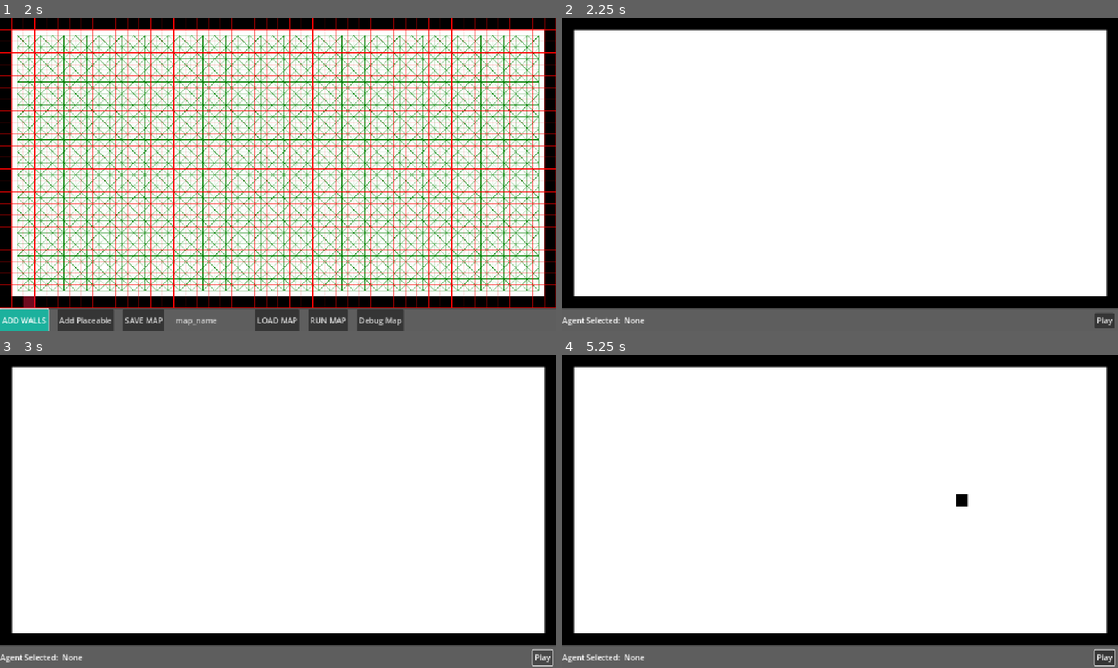
Above: before the commit, frames 1-4 (two rows, left to right).
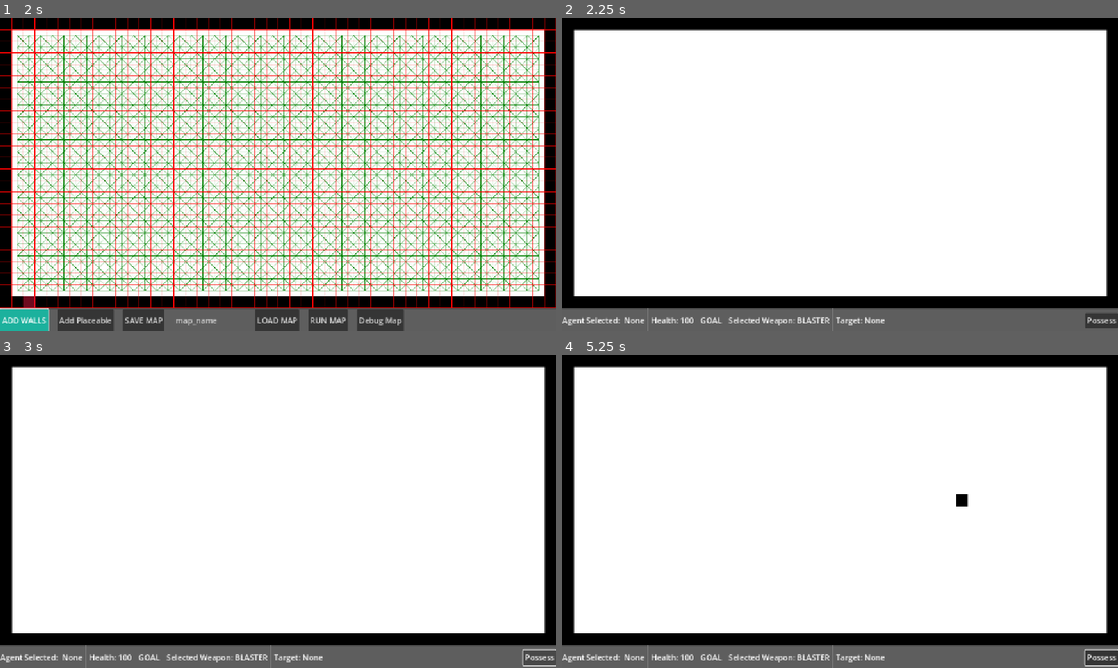
Above: after the commit, the same moments.

Repository: 702BH/GameAIProjects
Game: Godot game, scene res://ProgrammingGameAIByExample/Raven/raven_main_scene.tscn
Same seed, same stepped clock (60 frames per second), same inputs: the game is played once before the commit and once after it. The project has no main scene, so this scene is started directly.
Inputs (mouse positions are in pixels of both pictures, inside the frame that each line leads up to):
- Up to frame 1 (2 s): click "Add Placeable" at 0.5 s; click "ADD WALLS" at 1.25 s
- Up to frame 2 (2.25 s): click "RUN MAP" at 2 s
- Up to frame 3 (3 s): click "Play" (after the commit: "Possess") at 2.75 s
- Up to frame 4 (5.25 s): click "Play" (after the commit: "Possess") at 3.5 s; click "Play" (after the commit: "Possess") at 4.25 s; tap Enter at 5 s; move the mouse to (962, 495) at 5.02 s; press the mouse at (962, 495) at 5.03 s

Frame 1 is identical in both runs. In frame 2, 0.6% of the frame differs, in the area x 15-100%, y 92-100%; in frame 3, 0.6%; in frame 4, 0.6%.

Commit message:
starting UI messaging systems for agent info

Diff:
--- a/aiforgamesprojects/ProgrammingGameAIByExample/Raven/Debug/debug_data_base.gd
+++ b/aiforgamesprojects/ProgrammingGameAIByExample/Raven/Debug/debug_data_base.gd
@@ -2,7 +2,7 @@
 extends RefCounted
 
 
-enum Systems {BRAIN, STEERING, WEAPON}
+enum Systems {BRAIN, STEERING, WEAPON, STATS, TARGETING}
 
 
 var agent: RavenAgent
--- /dev/null
+++ b/aiforgamesprojects/ProgrammingGameAIByExample/Raven/Debug/stats_data.gd
@@ -0,0 +1,8 @@
+class_name StatsData
+extends "res://ProgrammingGameAIByExample/Raven/Debug/debug_data_base.gd"
+
+enum Steps {HEALTH}
+
+
+static func build() -> StatsData:
+	return StatsData.new()
--- /dev/null
+++ b/aiforgamesprojects/ProgrammingGameAIByExample/Raven/UI/run_map_ui.gd
@@ -0,0 +1,27 @@
+class_name PlayModeUI
+extends HBoxContainer
+
+
+var steps_dict = {
+	BrainData.Steps.keys()[BrainData.Steps.GOALS] : Callable(display_goal_data),
+	WeaponData.Steps.keys()[WeaponData.Steps.WEAPON_SELECTION]  : Callable(display_weapon),
+	StatsData.Steps.HEALTH : Callable(display_health)
+}
+
+
+func _ready() -> void:
+	RavenServiceBus.debug_event.connect(on_debug_event.bind())
+
+func on_debug_event(data: DebugData) -> void:
+	if data != null:
+		pass
+
+
+func display_goal_data() -> void:
+	pass
+
+func display_weapon() -> void:
+	pass
+
+func display_health() -> void:
+	pass
--- a/aiforgamesprojects/ProgrammingGameAIByExample/Raven/map_ui_editor.gd
+++ b/aiforgamesprojects/ProgrammingGameAIByExample/Raven/map_ui_editor.gd
@@ -82,7 +82,7 @@
 
 func on_agent_selected(agent: RavenAgent) -> void:
 	selected_agent = agent
-	agent_name_label.text = str(agent)
+	agent_name_label.text = str(agent.agent_name)
 	update_debug_ui(true)
 
 func on_agent_deselected() -> void:
--- a/aiforgamesprojects/ProgrammingGameAIByExample/Raven/map_ui_editor.tscn
+++ b/aiforgamesprojects/ProgrammingGameAIByExample/Raven/map_ui_editor.tscn
@@ -1,9 +1,10 @@
-[gd_scene load_steps=24 format=3 uid="uid://c5uea86dlcivm"]
+[gd_scene load_steps=25 format=3 uid="uid://c5uea86dlcivm"]
 
 [ext_resource type="Script" uid="uid://cmclv6r6mrl5b" path="res://ProgrammingGameAIByExample/Raven/map_ui_editor.gd" id="1_ad81b"]
 [ext_resource type="StyleBox" uid="uid://b8a81fdlk5ted" path="res://ProgrammingGameAIByExample/Raven/button_pressed.tres" id="3_birsf"]
 [ext_resource type="Script" uid="uid://0l0g5jd1106f" path="res://ProgrammingGameAIByExample/Raven/collapsable_debug.gd" id="4_4vp7i"]
 [ext_resource type="ButtonGroup" uid="uid://ve11tdfr0n4y" path="res://ProgrammingGameAIByExample/Raven/raven_map_buttons.tres" id="4_62kta"]
+[ext_resource type="Script" uid="uid://b31v7dj8lp4ga" path="res://ProgrammingGameAIByExample/Raven/UI/run_map_ui.gd" id="4_fua0b"]
 [ext_resource type="Script" uid="uid://cq0e5qmniwqku" path="res://ProgrammingGameAIByExample/Raven/brain_debug.gd" id="5_4vp7i"]
 [ext_resource type="Script" uid="uid://22bijlkl0fsf" path="res://ProgrammingGameAIByExample/Raven/memory_debug.gd" id="6_72r2y"]
 [ext_resource type="Script" uid="uid://ccfoo3kxd1c8x" path="res://ProgrammingGameAIByExample/Raven/paths_debug.gd" id="7_f7lml"]
@@ -75,6 +76,7 @@
 theme_override_styles/panel = SubResource("StyleBoxFlat_itxlc")
 
 [node name="Buttons" type="HBoxContainer" parent="Container/ButtonPanel"]
+visible = false
 layout_mode = 2
 theme_override_constants/separation = 19
 
@@ -117,9 +119,9 @@
 text = "Debug Map"
 
 [node name="RunMapUI" type="HBoxContainer" parent="Container/ButtonPanel"]
-visible = false
 layout_mode = 2
 alignment = 1
+script = ExtResource("4_fua0b")
 
 [node name="HBoxContainer" type="HBoxContainer" parent="Container/ButtonPanel/RunMapUI"]
 layout_mode = 2
@@ -136,6 +138,62 @@
 layout_mode = 2
 text = "None"
 
+[node name="VSeparator" type="VSeparator" parent="Container/ButtonPanel/RunMapUI/HBoxContainer"]
+layout_mode = 2
+theme_override_constants/separation = 6
+
+[node name="Health" type="HBoxContainer" parent="Container/ButtonPanel/RunMapUI/HBoxContainer"]
+layout_mode = 2
+
+[node name="Health" type="Label" parent="Container/ButtonPanel/RunMapUI/HBoxContainer/Health"]
+layout_mode = 2
+text = "Health:"
+
+[node name="Label" type="Label" parent="Container/ButtonPanel/RunMapUI/HBoxContainer/Health"]
+layout_mode = 2
+text = "100"
+
+[node name="VSeparator2" type="VSeparator" parent="Container/ButtonPanel/RunMapUI/HBoxContainer"]
+layout_mode = 2
+theme_override_constants/separation = 6
+
+[node name="Goal" type="HBoxContainer" parent="Container/ButtonPanel/RunMapUI/HBoxContainer"]
+layout_mode = 2
+
+[node name="CurrentGoal" type="Label" parent="Container/ButtonPanel/RunMapUI/HBoxContainer/Goal"]
+layout_mode = 2
+text = "GOAL"
+
+[node name="VSeparator3" type="VSeparator" parent="Container/ButtonPanel/RunMapUI/HBoxContainer"]
+layout_mode = 2
+theme_override_constants/separation = 6
+
+[node name="Weapon" type="HBoxContainer" parent="Container/ButtonPanel/RunMapUI/HBoxContainer"]
+layout_mode = 2
+
+[node name="Label" type="Label" parent="Container/ButtonPanel/RunMapUI/HBoxContainer/Weapon"]
+layout_mode = 2
+text = "Selected Weapon:"
+
+[node name="Weapon" type="Label" parent="Container/ButtonPanel/RunMapUI/HBoxContainer/Weapon"]
+layout_mode = 2
+text = "BLASTER"
+
+[node name="VSeparator4" type="VSeparator" parent="Container/ButtonPanel/RunMapUI/HBoxContainer"]
+layout_mode = 2
+theme_override_constants/separation = 6
+
+[node name="Target" type="HBoxContainer" parent="Container/ButtonPanel/RunMapUI/HBoxContainer"]
+layout_mode = 2
+
+[node name="Label" type="Label" parent="Container/ButtonPanel/RunMapUI/HBoxContainer/Target"]
+layout_mode = 2
+text = "Target:"
+
+[node name="Label2" type="Label" parent="Container/ButtonPanel/RunMapUI/HBoxContainer/Target"]
+layout_mode = 2
+text = "None"
+
 [node name="PlayControls" type="HBoxContainer" parent="Container/ButtonPanel/RunMapUI"]
 layout_mode = 2
 
@@ -143,11 +201,7 @@
 layout_mode = 2
 size_flags_horizontal = 3
 size_flags_vertical = 4
-text = "Play"
-
-[node name="MarginContainer" type="MarginContainer" parent="Container/ButtonPanel/RunMapUI/PlayControls"]
-layout_mode = 2
-theme_override_constants/margin_right = 4
+text = "Possess"
 
 [node name="DebugMapUI" type="HBoxContainer" parent="Container/ButtonPanel"]
 visible = false
--- a/aiforgamesprojects/ProgrammingGameAIByExample/Raven/raven_agent.gd
+++ b/aiforgamesprojects/ProgrammingGameAIByExample/Raven/raven_agent.gd
@@ -60,8 +60,8 @@
 
 ]
 
-var min_feeler_length := 15
-var max_feeler_length := 35
+var min_feeler_length := 5
+var max_feeler_length := 25
 var feeler_length = min_feeler_length
 var feelers = [Vector2.ZERO,Vector2.ZERO, Vector2.ZERO]
 
@@ -257,6 +257,9 @@
 	health = clamp(health, 0, 100)
 	print("TAKEN DAMAGE, REAMINING HEALTH: ", health)
 	health_label.text = str(health) + " / " + str(max_health)
+	var data:StatsData = StatsData.build().set_agent(self).set_system(DebugData.Systems.STATS).set_step(StatsData.Steps.HEALTH)
+	data.add_message(str(health))
+	RavenServiceBus.debug_event.emit(data)
 
 func add_health(amount:float) -> void:
 	health += amount
Not shown, added: aiforgamesprojects/ProgrammingGameAIByExample/Raven/Debug/stats_data.gd.uid
Not shown, added: aiforgamesprojects/ProgrammingGameAIByExample/Raven/UI/run_map_ui.gd.uid
